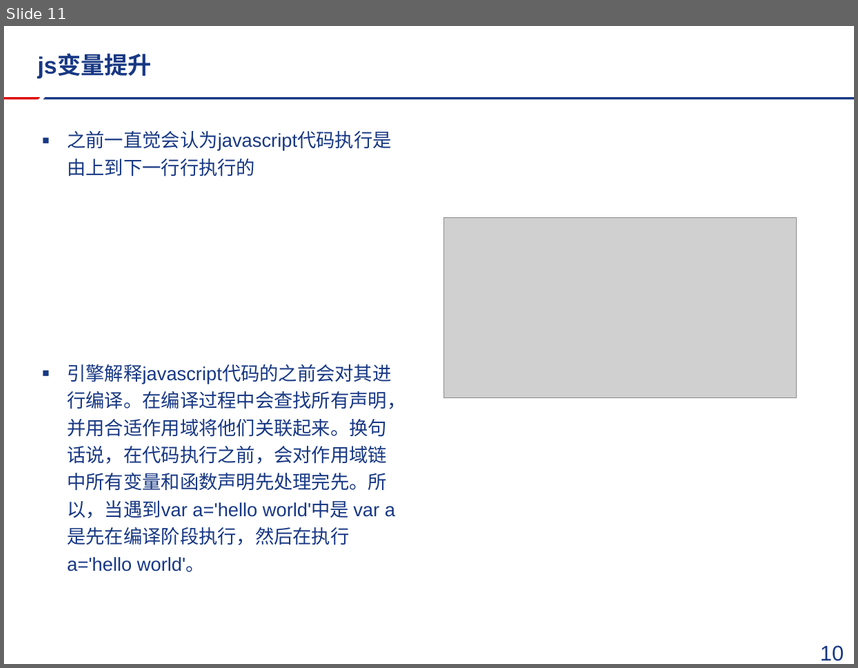
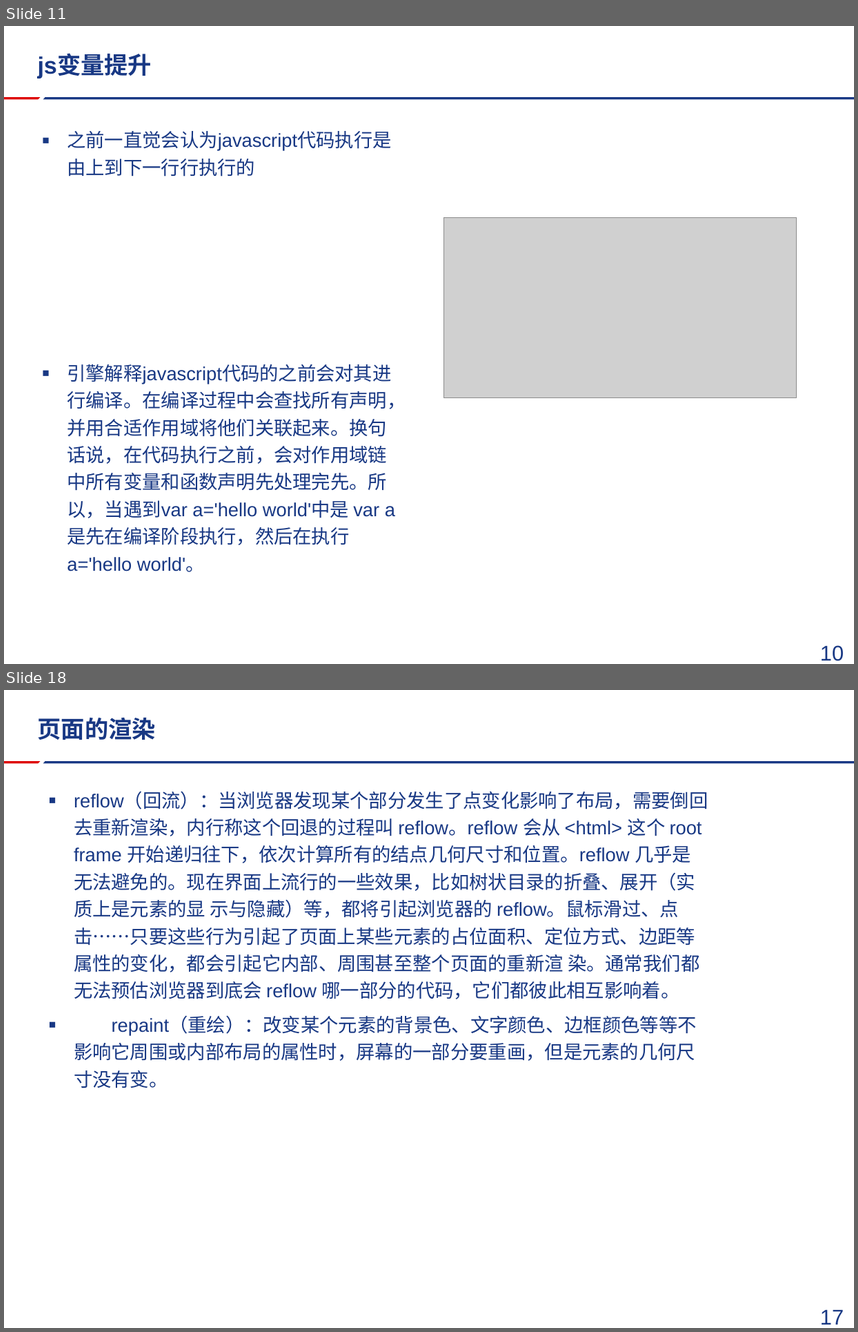
Before and after one commit to FireSmallPanda/swdt, a slide deck: javascript技术分享/mui以及推送分享.pptx. Shown one above the other, each under a label of ours: slide 11 before the commit, slides 11 and 18 after it; the slides between them are not shown. The pictures are 858x668 and 858x1332 pixels, drawn with LibreOffice and Linux fonts; fonts in the diff are those of the drawing; grey boxes stand for pictures; background and template pictures are left out. Boxes give left, top, right and bottom in pixels: in the first picture for what was removed or moved away, otherwise in the second. Text is boxed around its words. In the diff, an @@ line names an element or a change of style, - is before the commit and + after.

Commit message:
feat:新增代码

```diff
--- a/javascript技术分享/mui以及推送分享.pptx
+++ b/javascript技术分享/mui以及推送分享.pptx
@@ slide 18 added at (x1=4, y1=690, x2=854, y2=1328), background #FFFFFF; not listed: 2 template elements that a slide beside it also shows @@
@@ title added at (x1=38, y1=718, x2=156, y2=740), 20 pt, text #183884, bold @@
+页面的渲染
@@ text added at (x1=74, y1=792, x2=708, y2=1088), 16 pt, text #183884 @@
+▪ reflow（回流）：当浏览器发现某个部分发生了点变化影响了布局，需要倒回去重新渲染，内行称这个回退的过程叫 reflow。reflow 会从 <html> 这个 root frame 开始递归往下，依次计算所有的结点几何尺寸和位置。reflow 几乎是无法避免的。现在界面上流行的一些效果，比如树状目录的折叠、展开（实质上是元素的显 示与隐藏）等，都将引起浏览器的 reflow。鼠标滑过、点击……只要这些行为引起了页面上某些元素的占位面积、定位方式、边距等属性的变化，都会引起它内部、周围甚至整个页面的重新渲 染。通常我们都无法预估浏览器到底会 reflow 哪一部分的代码，它们都彼此相互影响着。
+▪ repaint（重绘）：改变某个元素的背景色、文字颜色、边框颜色等等不影响它周围或内部布局的属性时，屏幕的一部分要重画，但是元素的几何尺寸没有变。
@@ page number added at (x1=820, y1=1309, x2=844, y2=1324), 18 pt, text #183884 @@
+17
```
Also in this commit, not shown: 1 slide changed, 10 other slides added, 1 slide removed, 2 other files.
